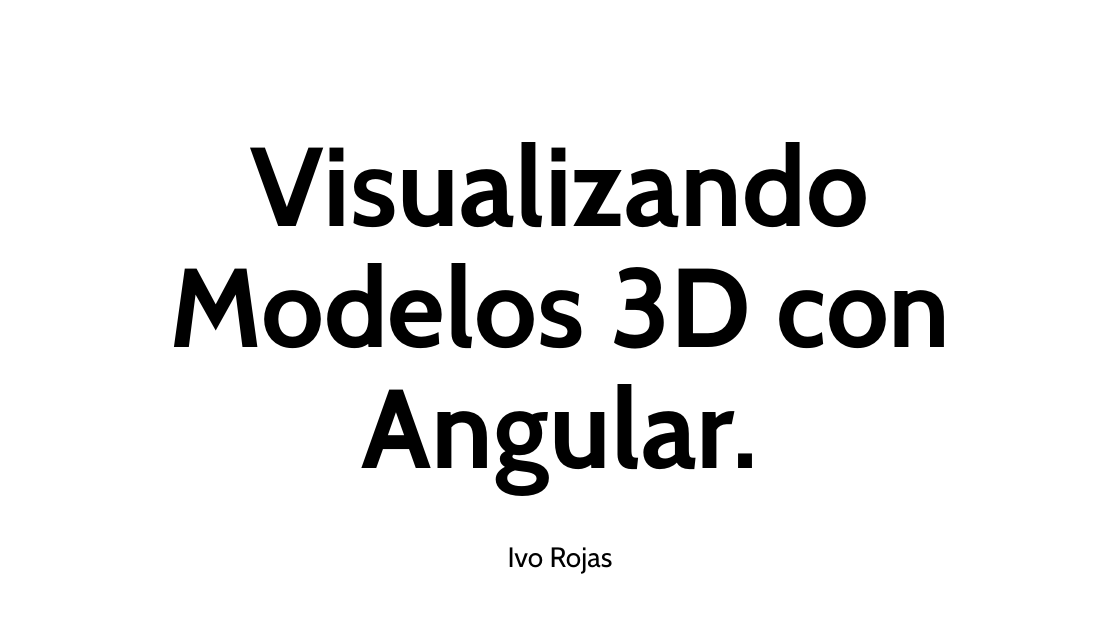
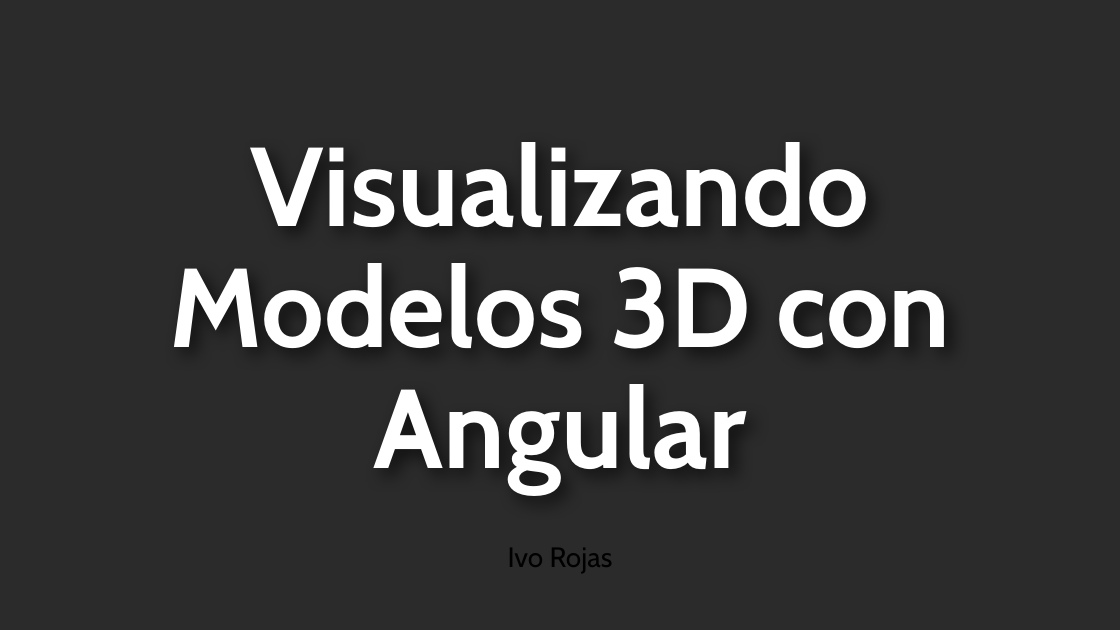
Before and after one commit to ircube/angular-three.js-typescript, a slide deck: slide 1 of slides/Visualizando Modelos 3D con Angular.pptx. Drawn at 1120x630 pixels with LibreOffice and Linux fonts; fonts in the diff are those of the drawing; background and template pictures are left out; a plain dark background stands for a picture behind light text. Boxes give left, top, right and bottom in pixels: in the first picture for what was removed or moved away, otherwise in the second. Text is boxed around its words. In the diff, an @@ line names an element or a change of style, - is before the commit and + after.

Commit message:
modify Slides

```diff
--- a/slides/Visualizando Modelos 3D con Angular.pptx
+++ b/slides/Visualizando Modelos 3D con Angular.pptx
@@ background #FFFFFF to picture (left out) @@
@@ title at (169, 142, 951, 492): text changed; text colour #000000 to #FFFFFF @@
-Visualizando Modelos 3D con Angular.
+Visualizando Modelos 3D con Angular
```
Also in this commit, not shown: 2 slides added, 1 slide removed.
